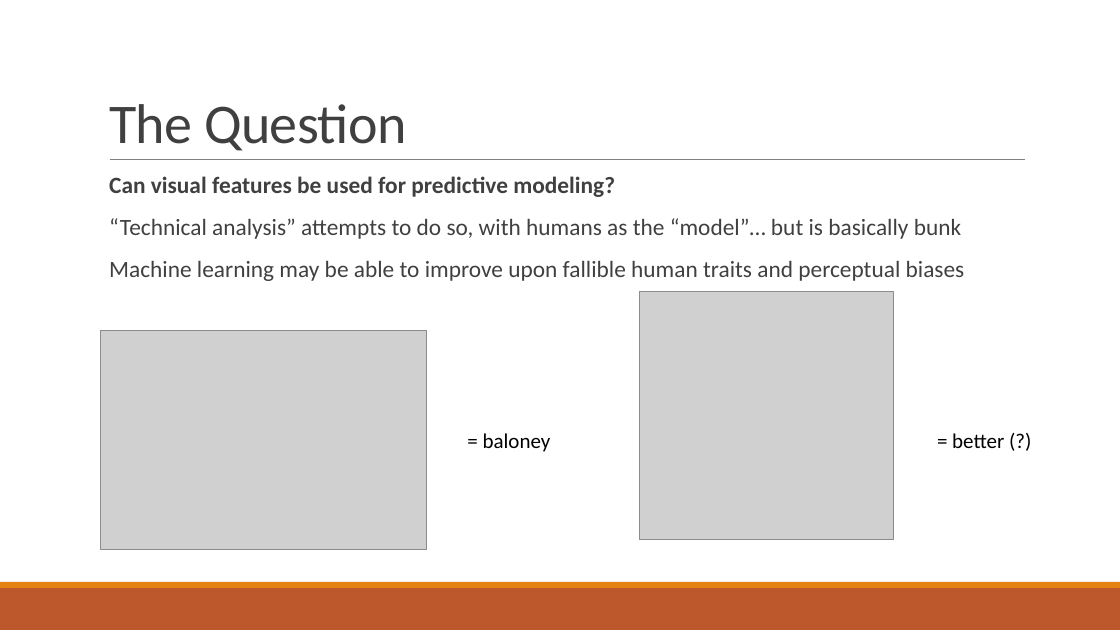
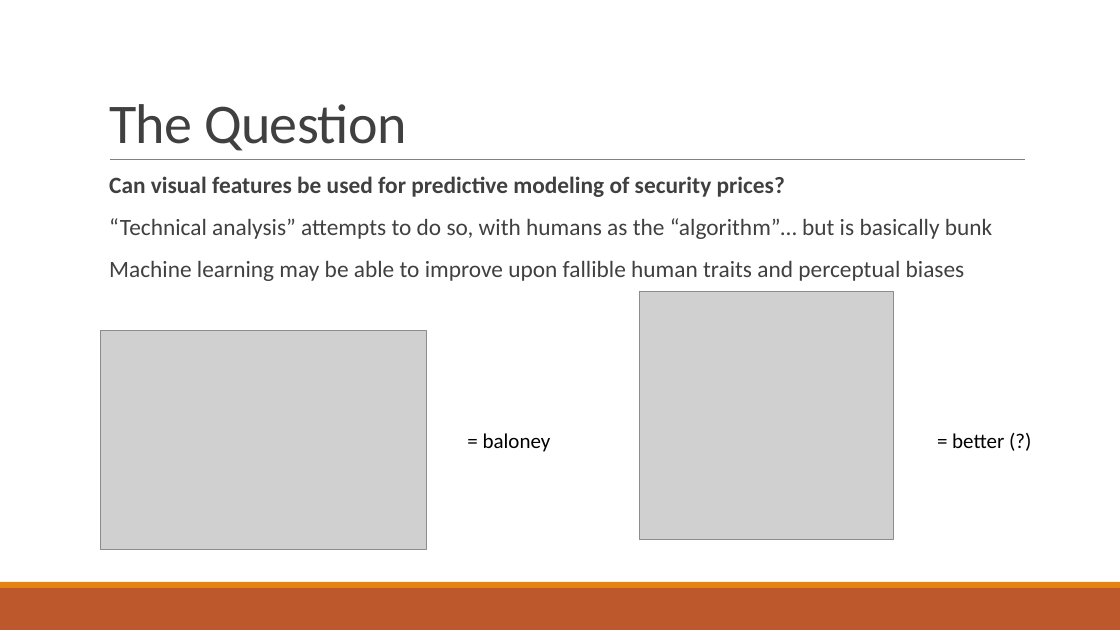
Before and after one commit to afcarl/TS_Project, a slide deck: slide 2 of project_presentation.pptx. Drawn at 1120x630 pixels with LibreOffice and Linux fonts; fonts in the diff are those of the drawing; grey boxes stand for pictures. Boxes give left, top, right and bottom in pixels: in the first picture for what was removed or moved away, otherwise in the second. Text is boxed around its words. In the diff, an @@ line names an element or a change of style, - is before the commit and + after.

```diff
--- a/project_presentation.pptx
+++ b/project_presentation.pptx
@@ text at (109, 176, 992, 239): text changed @@
-  Can visual features be used for predictive modeling?
-  “Technical analysis” attempts to do so, with humans as the “model”… but is basically bunk
+  Can visual features be used for predictive modeling of security prices?
+  “Technical analysis” attempts to do so, with humans as the “algorithm”… but is basically bunk
```
Also in this commit, not shown: 6 other slides changed, 1 other file.
